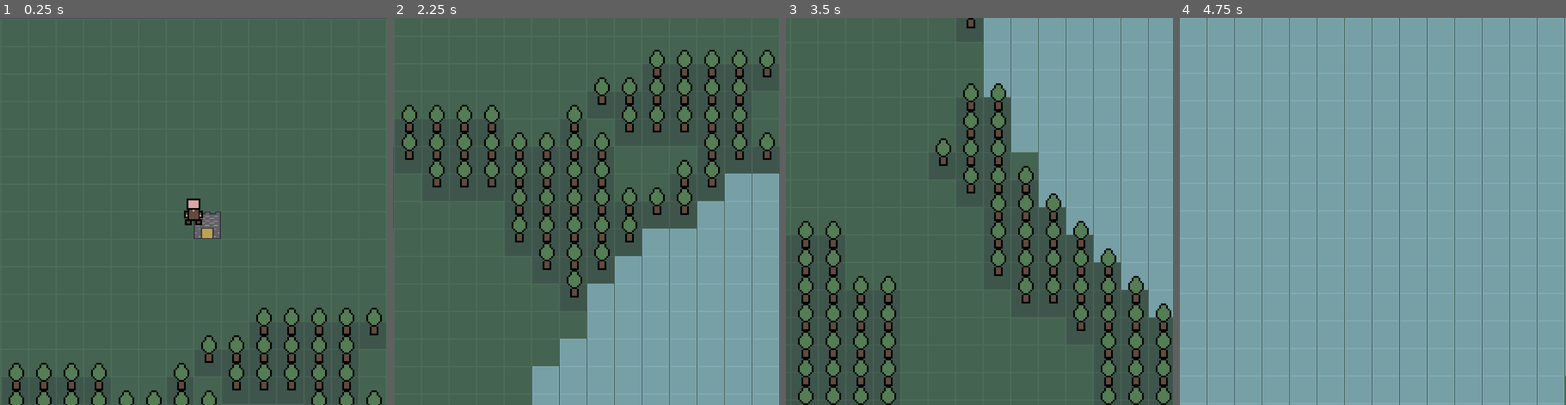
Above: before the commit, frames 1-4 (left to right).
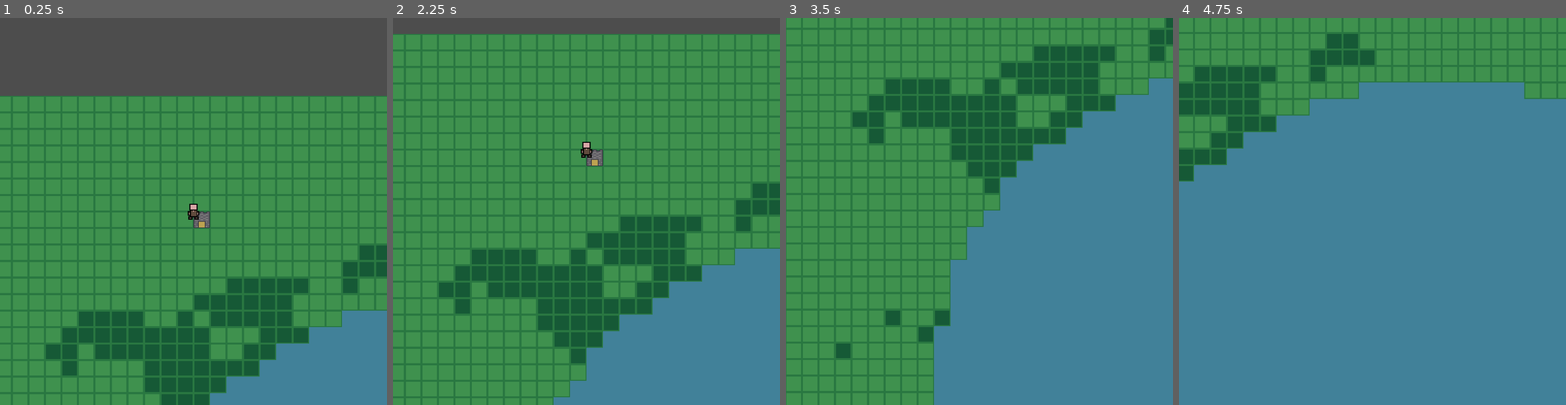
Above: after the commit, the same moments.

Repository: henry-w-slough/Civillization
Game: Godot game, scene res://scenes/gen_world.tscn
Same seed, same stepped clock (60 frames per second), same inputs: the game is played once before the commit and once after it.
Inputs (mouse positions are in pixels of both pictures, inside the frame that each line leads up to):
- Up to frame 1 (0.25 s): no input
- Up to frame 2 (2.25 s): tap Enter at 0.5, 2 s; move the mouse to (671, 192) at 0.52 s; hold Right (ui_right) 0.53-1.28 s; click (671, 192) at 0.6 s; tap Space at 1.25 s; move the mouse to (509, 230) at 1.27 s; hold Down (ui_down) 1.28-2.03 s; click (509, 230) at 1.35 s; move the mouse to (625, 126) at 2.02 s; hold Right (ui_right) from 2.03 s (still down); hold S (camera_down) from 2.03 s (still down)
- Up to frame 3 (3.5 s): click (1018, 126) at 2.3 s; move the mouse to (960, 288) at 2.77 s; release Right (ui_right) at 2.78 s; release S (camera_down) at 2.78 s; hold Up (ui_up) from 2.78 s (still down); tap A (camera_left) at 2.85 s; click (960, 288) at 3.05 s
- Up to frame 4 (4.75 s): tap Space at 3.5 s; move the mouse to (1488, 269) at 3.52 s; release Up (ui_up) at 3.53 s; hold D (camera_right) 3.53-4.28 s; hold Left (ui_left) from 3.53 s (still down); click (1488, 269) at 3.8 s; move the mouse to (1256, 153) at 4.27 s; tap W (camera_up) at 4.35 s; click (1256, 153) at 4.55 s

The runs differ from the first frame. In frame 1, 81% of the frame differs, in the area x 0-100%, y 0-100%; in frame 2, 92%; in frame 3, 98%; in frame 4, 100%.
Error before the commit: Invalid access to property or key 'name' on a base object of type 'Nil'. (res://scripts/mouse.gd:17)

Commit message:
Add textures, mouse features

Diff:
--- a/project.godot
+++ b/project.godot
@@ -17,8 +17,8 @@
 
 [display]
 
-window/size/viewport_width=900
-window/size/viewport_height=900
+window/size/viewport_width=1500
+window/size/viewport_height=1500
 
 [input]
 
--- a/scenes/gen_world.tscn
+++ b/scenes/gen_world.tscn
@@ -3,7 +3,7 @@
 [ext_resource type="Script" path="res://scripts/proc_gen_world.gd" id="1_8bc5o"]
 [ext_resource type="PackedScene" uid="uid://mp45mpvlext0" path="res://scenes/mouse.tscn" id="2_li7n1"]
 [ext_resource type="PackedScene" uid="uid://c016awfj7iviw" path="res://scenes/castle.tscn" id="3_cyrfq"]
-[ext_resource type="Texture2D" uid="uid://deomsdi0oikdw" path="res://sprites/tilemap.png 23-22-34-861.png" id="3_kpa8r"]
+[ext_resource type="Texture2D" uid="uid://dytxuolmgblts" path="res://sprites/tilemap.png" id="3_pdyam"]
 [ext_resource type="PackedScene" uid="uid://c62qwijfyp6lx" path="res://scenes/villager.tscn" id="4_8jxva"]
 
 [sub_resource type="FastNoiseLite" id="FastNoiseLite_ti7tk"]
@@ -25,17 +25,16 @@
 height = 100
 noise = SubResource("FastNoiseLite_h77jc")
 
-[sub_resource type="TileSetAtlasSource" id="TileSetAtlasSource_jut6t"]
-texture = ExtResource("3_kpa8r")
+[sub_resource type="TileSetAtlasSource" id="TileSetAtlasSource_dbphm"]
+texture = ExtResource("3_pdyam")
 texture_region_size = Vector2i(64, 64)
 0:0/0 = 0
 1:0/0 = 0
 2:0/0 = 0
-0:1/0 = 0
 
-[sub_resource type="TileSet" id="TileSet_vofth"]
+[sub_resource type="TileSet" id="TileSet_no6r4"]
 tile_size = Vector2i(64, 64)
-sources/0 = SubResource("TileSetAtlasSource_jut6t")
+sources/0 = SubResource("TileSetAtlasSource_dbphm")
 
 [node name="proc_gen_world" type="Node2D"]
 y_sort_enabled = true
--- a/scenes/tree.tscn
+++ b/scenes/tree.tscn
@@ -26,7 +26,7 @@
 size = Vector2(36, 64)
 
 [node name="Tree" type="Area2D"]
-position = Vector2(-11, 0)
+visible = false
 
 [node name="AnimatedSprite2D" type="AnimatedSprite2D" parent="."]
 position = Vector2(36, 0)
--- a/scripts/castle.gd
+++ b/scripts/castle.gd
@@ -11,7 +11,7 @@
 
 # Called every frame. 'delta' is the elapsed time since the previous frame.
 func _process(_delta):
-	camera_movement(50, 0.2)
+	camera_movement(20, 0.2)
 
 	global_position = get_parent().castle_coordinates
 
--- a/scripts/mouse.gd
+++ b/scripts/mouse.gd
@@ -1,20 +1,26 @@
 extends Area2D
 
 #for objects that are selected by mouse
-var selected_object
+var selected_tile
 
 var removable_trees = []
+
+@onready var tile_map = get_parent().get_node("TileMap")
 
 
 
 
 
 # Called every frame. 'delta' is the elapsed time since the previous frame.
-func _process(delta):
+func _process(_delta):
 	global_position = get_global_mouse_position()
 
+
+
 	if Input.is_action_just_pressed("Select"):
-		print(selected_object.name)
+		selected_tile = get_atlas(tile_map.local_to_map(global_position))
+
+		global_position = tile_map.map_to_local(global_position)
 
 
 
@@ -23,12 +29,5 @@
 
 
 
-
-func _on_area_exited(area):
-	selected_object = ""
-
-
-func _on_area_entered(area):
-	selected_object = area
-
-	print(selected_object.name)
+func get_atlas(tile_coords):
+	return tile_map.get_cell_atlas_coords( 0, tile_coords )
--- a/scripts/proc_gen_world.gd
+++ b/scripts/proc_gen_world.gd
@@ -9,6 +9,7 @@
 #display for gen
 var width : int = 100
 var height : int =  100
+var tile_size = 64
 
 
 
@@ -86,12 +87,12 @@
 				#specifying trees with tree noise
 				if tree_noise_val > 0.1:
 					tile_map.set_cell(0, Vector2i(x, y), 0, tree_atlas, 0)
-					all_trees.append(Vector2i(x*64, y*64))
+					all_trees.append(Vector2i(x*tile_size, y*tile_size))
 
-					create(tree_prefab, Vector2i(x*64, y*64))
+					create(tree_prefab, Vector2i(x*tile_size, y*tile_size))
 				else:
 					tile_map.set_cell(0, Vector2i(x, y), 0, land_atlas, 0)
-					all_land.append(Vector2i(x*64, y*64))
+					all_land.append(Vector2i(x*tile_size, y*tile_size))
 
 
 
Not shown: 1 places in scenes/gen_world.tscn that only renumber resources
Binary file removed: sprites/mouse.aseprite
Binary file changed: sprites/mouse.png
Binary file added: sprites/tilemap.png
Binary file removed: sprites/tilemap.png 23-22-34-861.png
Not shown, added: sprites/tilemap.png.import
Not shown, changed: .DS_Store
Not shown, added: sprites/.DS_Store
